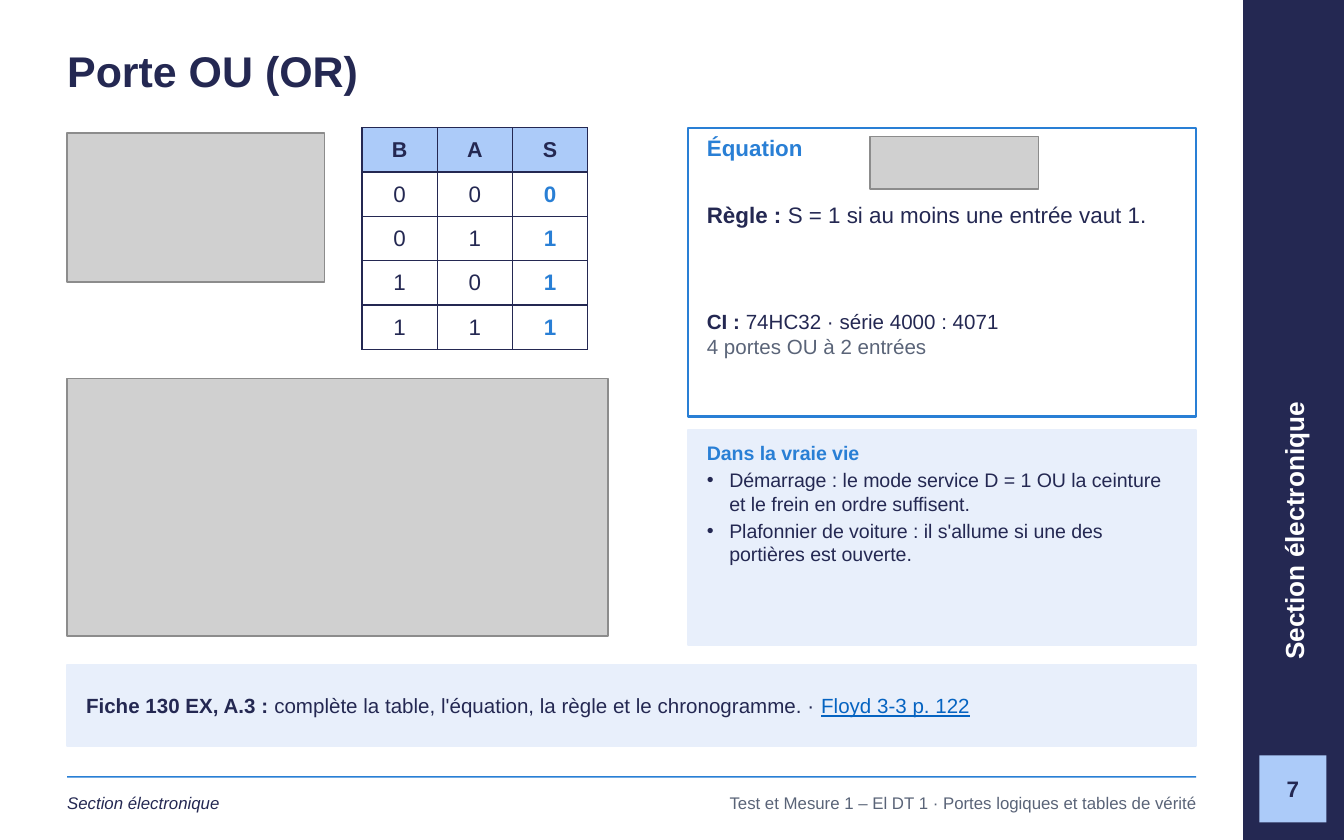
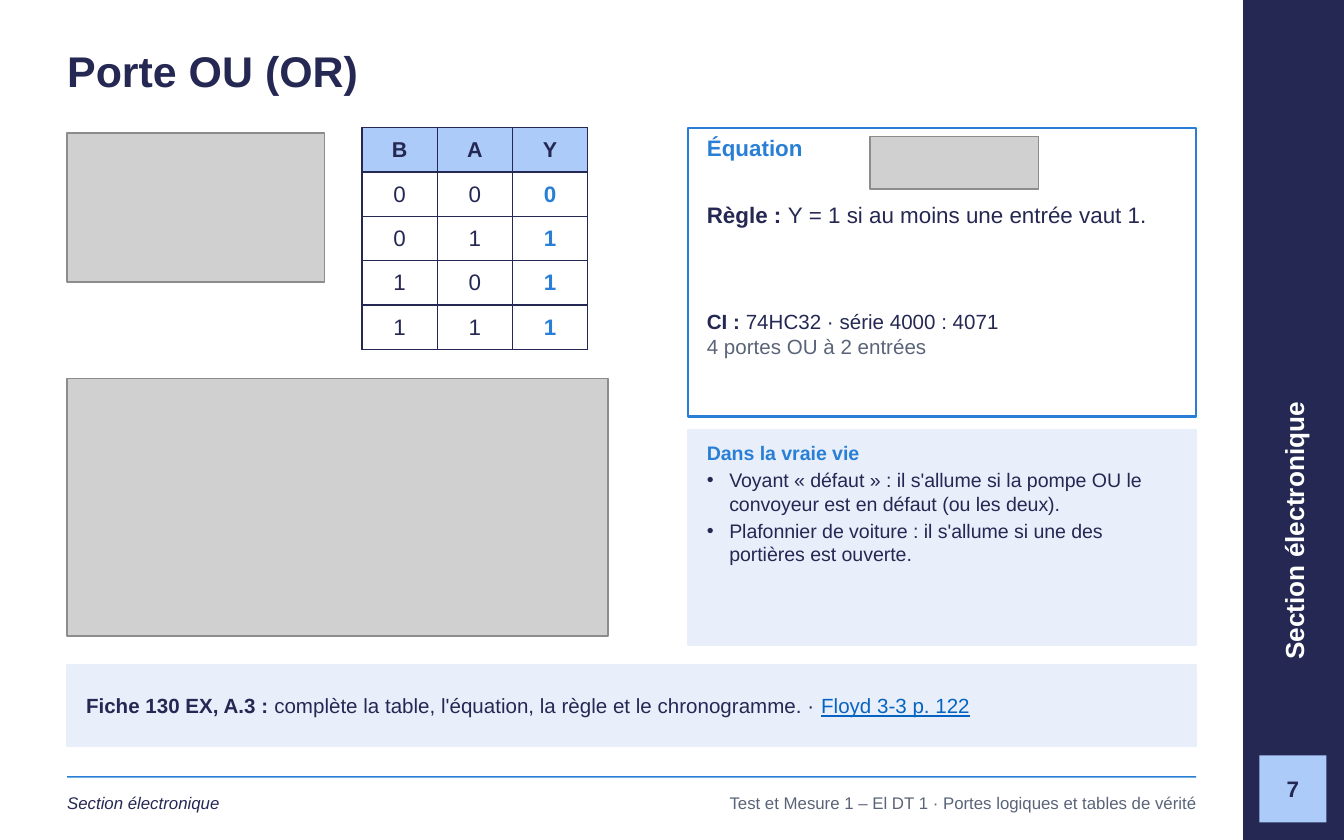
Before and after one commit to GlemoineETML/cours-etml, a slide deck: slide 7 of reference/tm1/semaine-1/120 Portes logiques et tables de vérité.pptx. Drawn at 1344x840 pixels with LibreOffice and Linux fonts; fonts in the diff are those of the drawing; grey boxes stand for pictures; background and template pictures are left out. Boxes give left, top, right and bottom in pixels: in the first picture for what was removed or moved away, otherwise in the second. Text is boxed around its words. In the diff, an @@ line names an element or a change of style, - is before the commit and + after.

```diff
--- a/reference/tm1/semaine-1/120 Portes logiques et tables de vérité.pptx
+++ b/reference/tm1/semaine-1/120 Portes logiques et tables de vérité.pptx
@@ table at <box>362,128,587,339</box> @@
-row 1, column 3: S
+row 1, column 3: Y
@@ text at <box>707,206,1147,228</box>: text changed @@
-Règle : S = 1 si au moins une entrée vaut 1.
+Règle : Y = 1 si au moins une entrée vaut 1.
@@ text at <box>729,472,1142,515</box>: text changed @@
-• Démarrage : le mode service D = 1 OU la ceinture et le frein en ordre suffisent.
+• Voyant « défaut » : il s'allume si la pompe OU le convoyeur est en défaut (ou les deux).
```
Also in this commit, not shown: 16 other slides changed, 1 slide removed, 4 other files.
